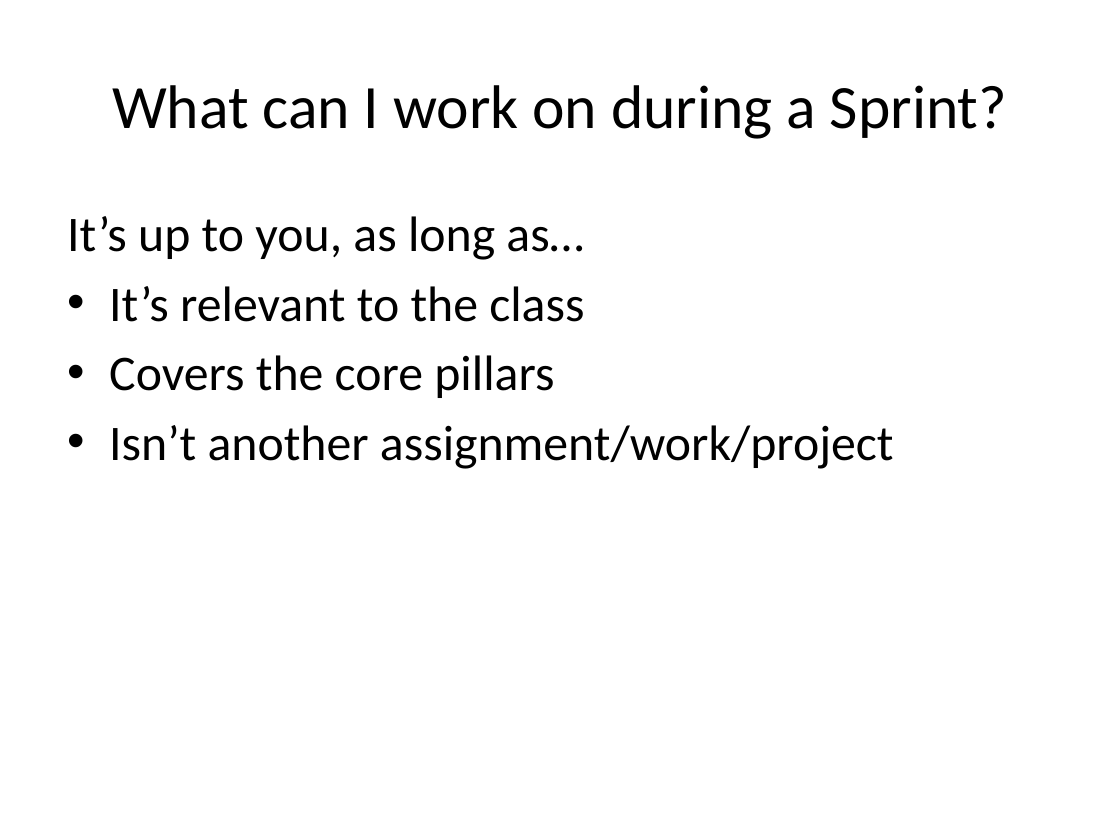
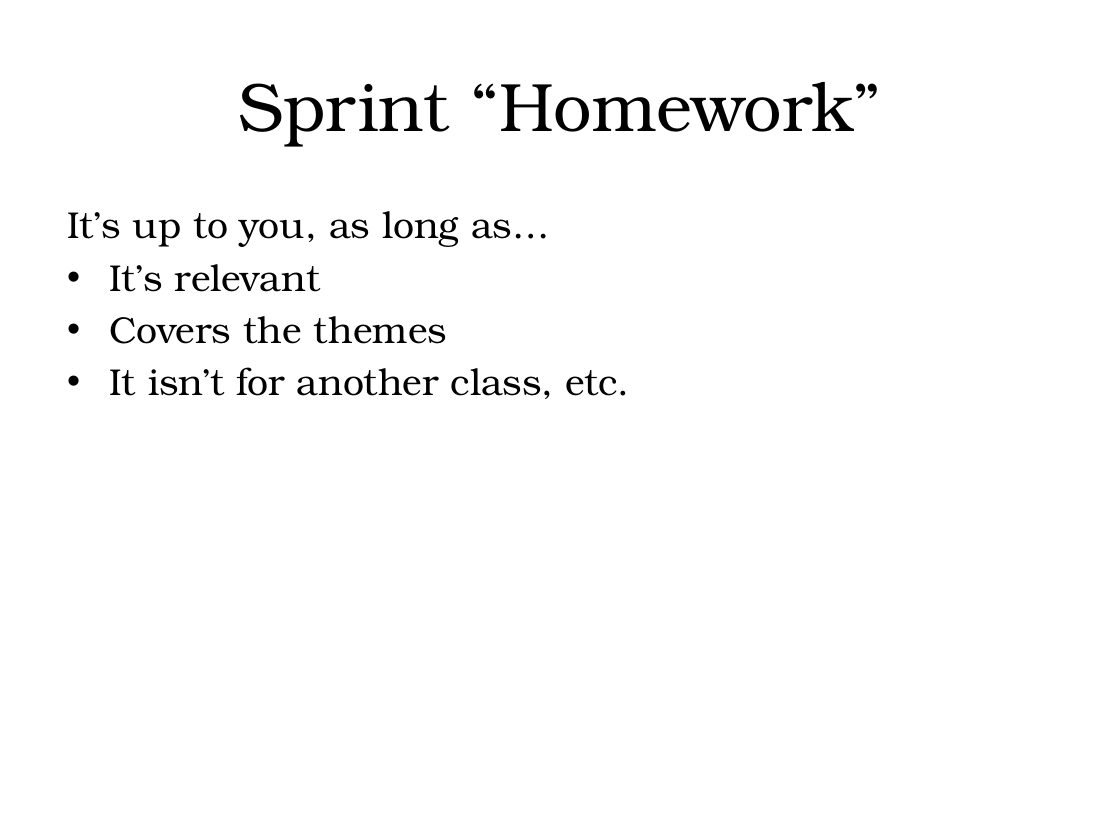
Before and after one commit to bricksphd/teaching, a slide deck: slide 7 of An Agile, Sprint-Based Course.pptx (slide 11 before the commit). Drawn at 1120x840 pixels with LibreOffice and Linux fonts; fonts in the diff are those of the drawing. Boxes give left, top, right and bottom in pixels: in the first picture for what was removed or moved away, otherwise in the second. Text is boxed around its words. In the diff, an @@ line names an element or a change of style, - is before the commit and + after.

```diff
--- a/An Agile, Sprint-Based Course.pptx
+++ b/An Agile, Sprint-Based Course.pptx
@@ title at <box>238,82,881,146</box>: text changed; size 39.6 to 44 pt; font Calibri to TeX Gyre Bonum @@
-What can I work on during a Sprint?
+Sprint “Homework”
@@ text at <box>67,211,549,247</box>: size 32 to 24 pt, font Calibri to TeX Gyre Bonum in "It’s up to you, as long as…"; less space between paragraphs @@
@@ text at <box>109,264,630,399</box>: text changed; size 32 to 24 pt; font Calibri to TeX Gyre Bonum @@
-• It’s relevant to the class
-• Covers the core pillars
-• Isn’t another assignment/work/project
+• It’s relevant
+• Covers the themes
+• It isn’t for another class, etc.
```
Also in this commit, not shown: 8 other slides changed, 4 slides removed.
